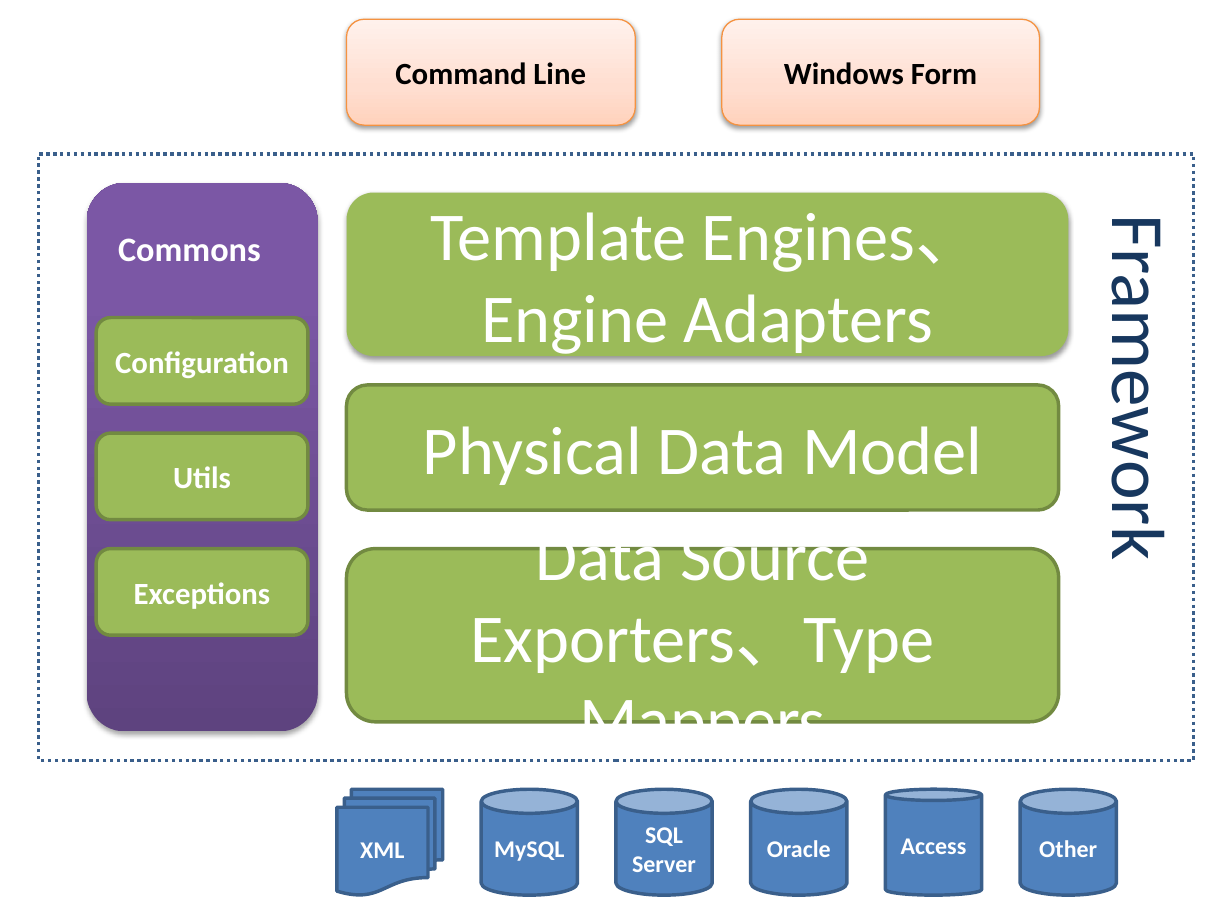
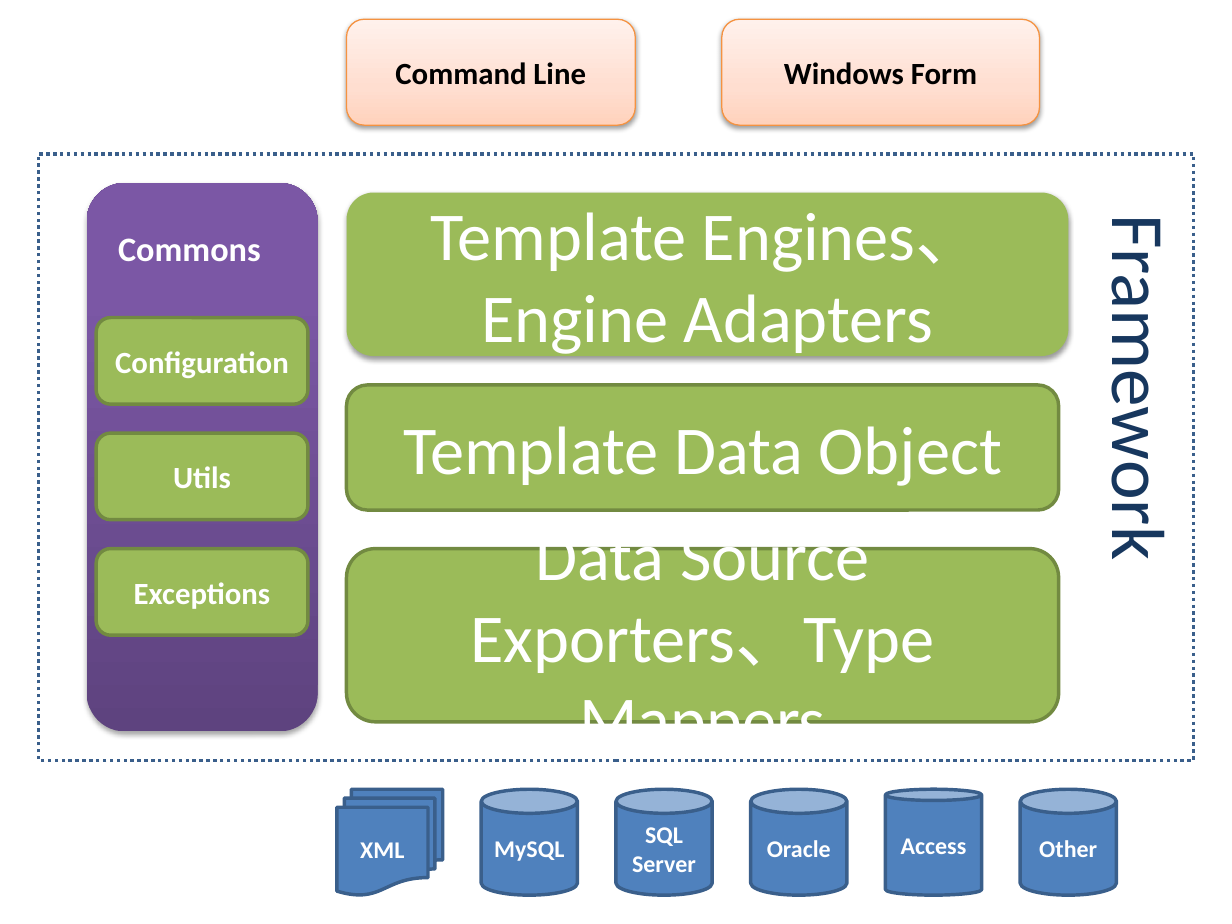
Before and after one commit to xianrendzw/CodeBuilder, a slide deck: slide 1 of docs/architecture/architecture-general.pptx. Drawn at 1232x924 pixels with LibreOffice and Linux fonts; fonts in the diff are those of the drawing. Boxes give left, top, right and bottom in pixels: in the first picture for what was removed or moved away, otherwise in the second. Text is boxed around its words. In the diff, an @@ line names an element or a change of style, - is before the commit and + after.

```diff
--- a/docs/architecture/architecture-general.pptx
+++ b/docs/architecture/architecture-general.pptx
@@ text in rounded rectangle at [403,426,1002,486]: text changed @@
-Physical Data Model
+Template Data Object
```
Also in this commit, not shown: 3 other files.
